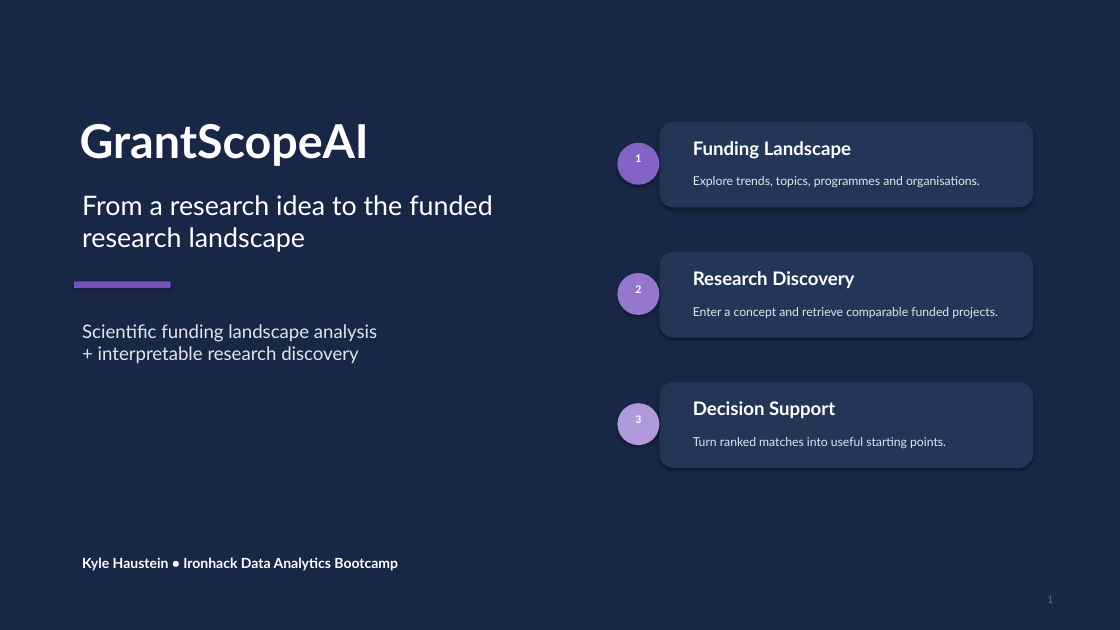
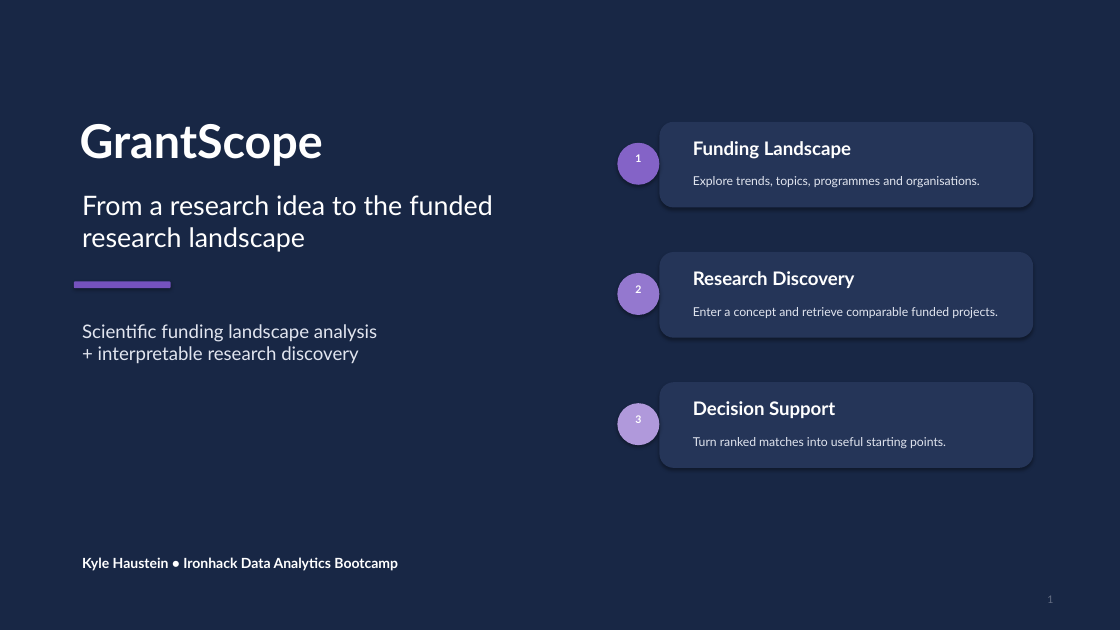
Before and after one commit to Orgo4ever/GrantScopeAI, a slide deck: slide 1 of Presentations/Final Project Presentation.pptx. Drawn at 1120x630 pixels with LibreOffice and Linux fonts; fonts in the diff are those of the drawing. Boxes give left, top, right and bottom in pixels: in the first picture for what was removed or moved away, otherwise in the second. Text is boxed around its words. In the diff, an @@ line names an element or a change of style, - is before the commit and + after.

```diff
--- a/Presentations/Final Project Presentation.pptx
+++ b/Presentations/Final Project Presentation.pptx
@@ text at (80,124,323,166): text changed @@
-GrantScopeAI
+GrantScope
```
Also in this commit, not shown: 7 other slides changed, 1 slide removed, 4 other files.
